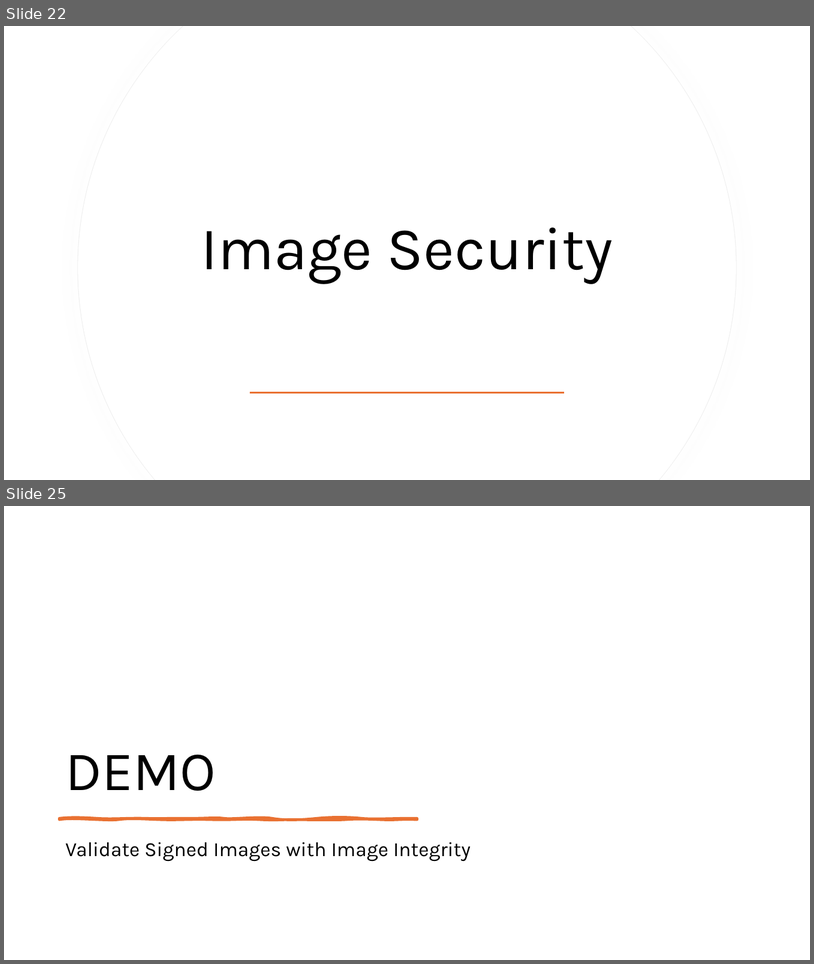
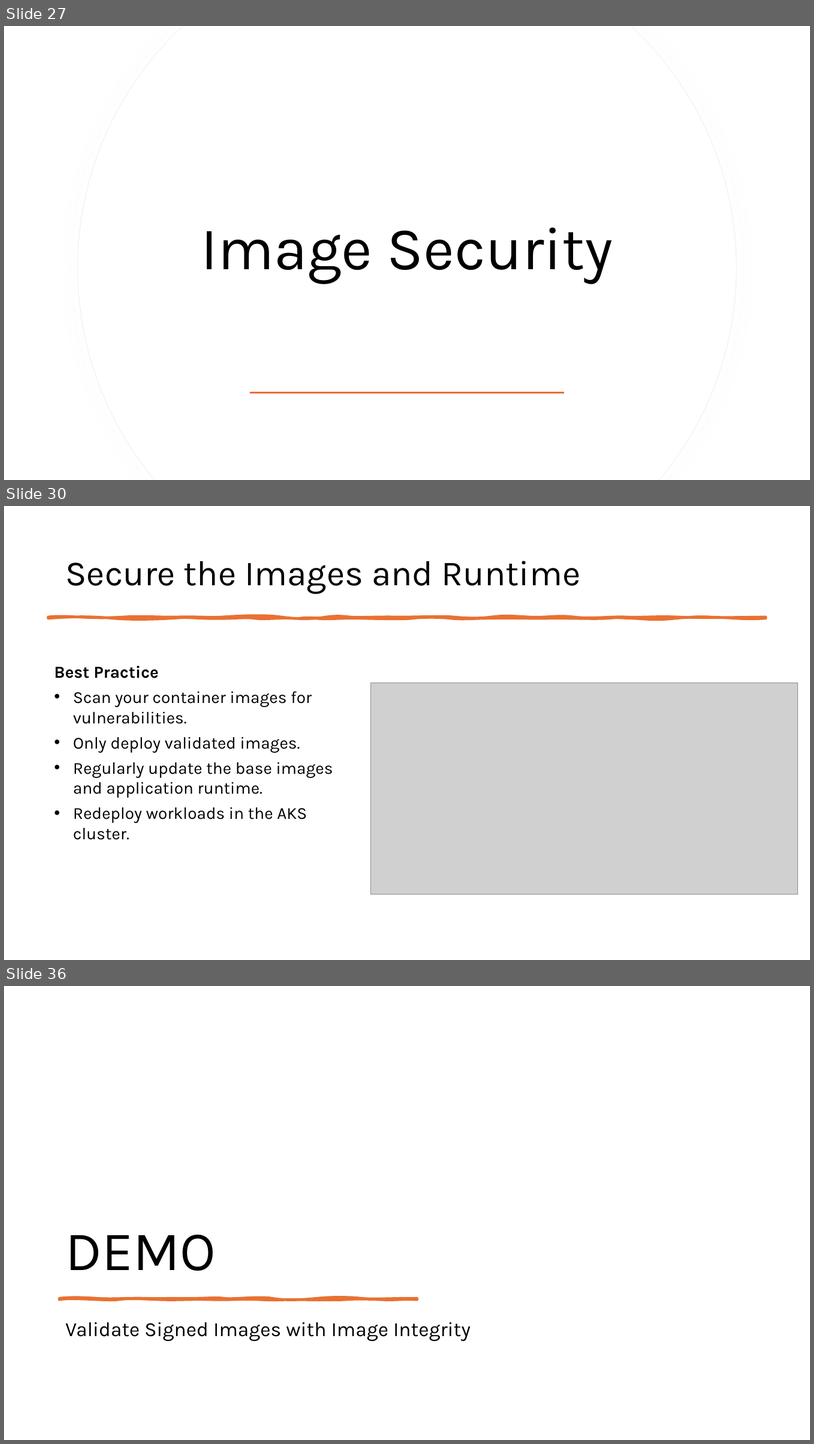
Before and after one commit to fhbilgen/AKSDeepDive, a slide deck: AKS_DD_Security.pptx. Shown one above the other, each under a label of ours: slides 22 and 25 before the commit, slides 27, 30 and 36 after it; the slides between them are not shown. The pictures are 814x964 and 814x1444 pixels, drawn with LibreOffice and Linux fonts; fonts in the diff are those of the drawing; grey boxes stand for pictures. Boxes give left, top, right and bottom in pixels: in the first picture for what was removed or moved away, otherwise in the second. Text is boxed around its words. In the diff, an @@ line names an element or a change of style, - is before the commit and + after.

```diff
--- a/AKS_DD_Security.pptx
+++ b/AKS_DD_Security.pptx
@@ slide 30 added at <box>4,506,810,960</box>, background #FFFFFF @@
@@ title added at <box>65,561,581,594</box>, 42 pt, text #000000 @@
+Secure the Images and Runtime
@@ freeform shape added at <box>48,617,766,618</box>, fill #E97132, outline #E97132 3.25 pt @@
@@ text added at <box>54,666,333,823</box>, 20 pt, text #000000 @@
+Best Practice
+• Scan your container images for vulnerabilities.
+• Only deploy validated images.
+• Regularly update the base images and application runtime.
+• Redeploy workloads in the AKS cluster.
@@ picture added at <box>371,682,799,894</box> @@
@@ what was slide 22 is now slide 27 @@
@@ what was slide 25 is now slide 36 @@
```
Also in this commit, not shown: 2 slides changed, 13 other slides added, 3 slides removed, 11 other files.
